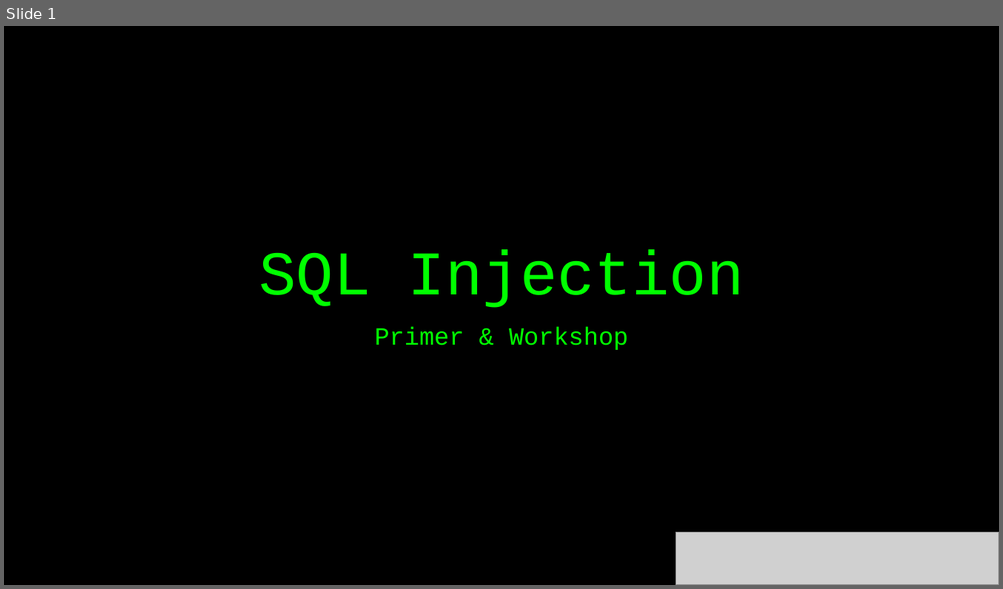
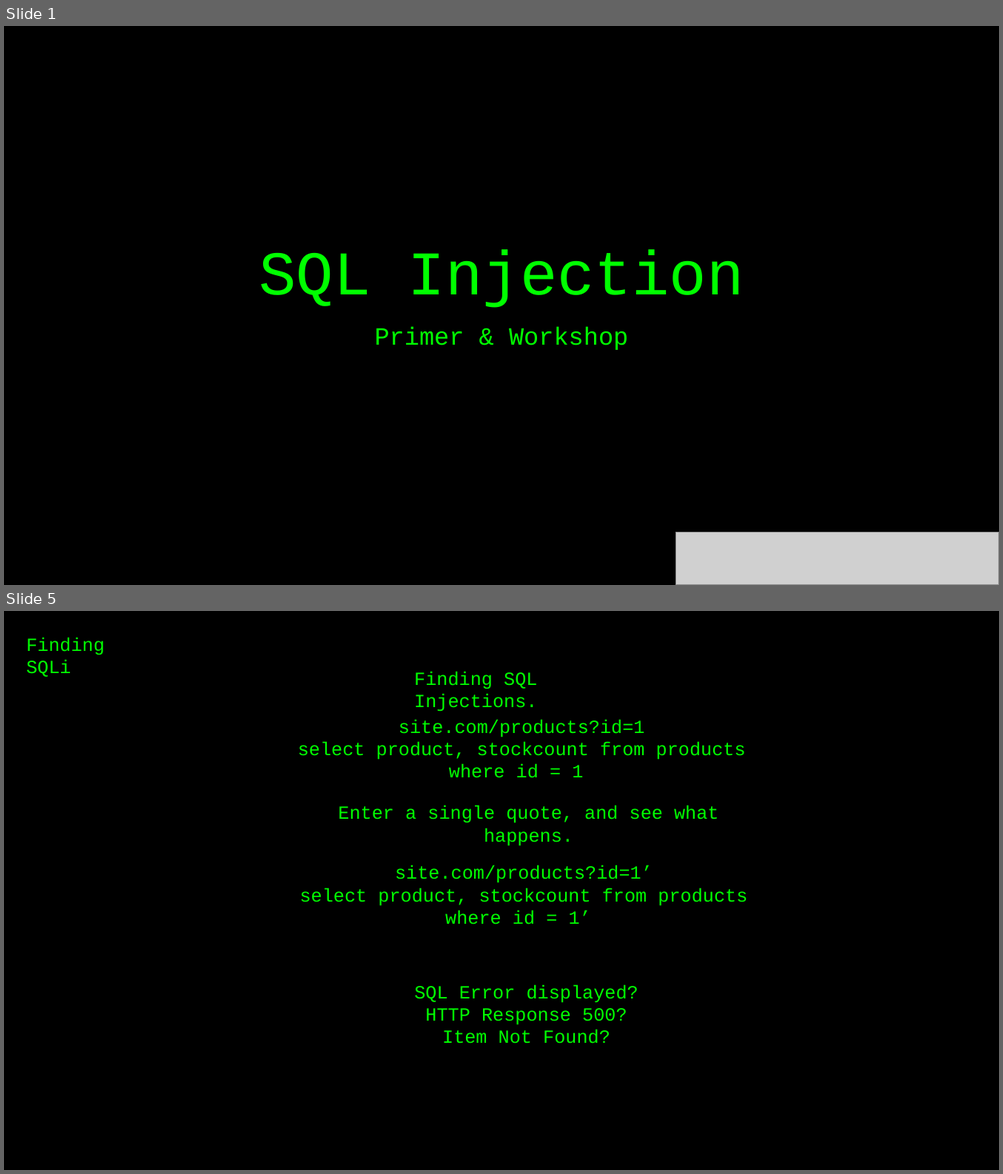
Before and after one commit to vortexau/sectalkscbr-sqli, a slide deck: slides/SQLi-Preso.pptx. Shown one above the other, each under a label of ours: slide 1 before the commit, slides 1 and 5 after it; the slides between them are not shown. The pictures are 1003x589 and 1003x1174 pixels, drawn with LibreOffice and Linux fonts; fonts in the diff are those of the drawing; grey boxes stand for pictures. Boxes give left, top, right and bottom in pixels: in the first picture for what was removed or moved away, otherwise in the second. Text is boxed around its words. In the diff, an @@ line names an element or a change of style, - is before the commit and + after.

```diff
--- a/slides/SQLi-Preso.pptx
+++ b/slides/SQLi-Preso.pptx
@@ slide 5 added at [4,611,999,1170], background #000000 @@
@@ text added at [26,637,105,677], 18 pt, text #00FF00 @@
+Finding SQLi
@@ text added at [414,672,537,712], 18 pt, text #00FF00 @@
+Finding SQL Injections.
@@ text added at [298,719,745,778], 18 pt, text #00FF00 @@
+site.com/products?id=1
+select product, stockcount from products where id = 1
@@ text added at [338,806,719,846], 18 pt, text #00FF00 @@
+Enter a single quote, and see what happens.
@@ text added at [300,866,747,925], 18 pt, text #00FF00 @@
+site.com/products?id=1’
+select product, stockcount from products where id = 1’
@@ text added at [414,985,638,1044], 18 pt, text #00FF00 @@
+SQL Error displayed?
+HTTP Response 500?
+Item Not Found?
```
Also in this commit, not shown: 6 slides changed, 4 other slides added, 3 slides removed.
